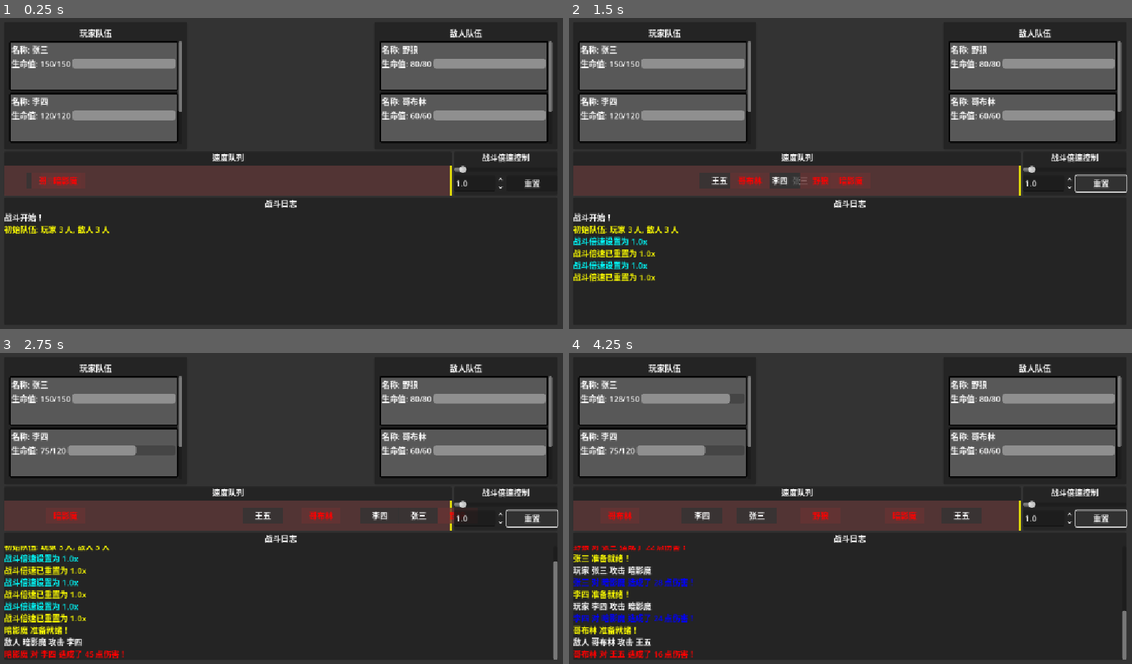
Above: before the commit, frames 1-4 (two rows, left to right).
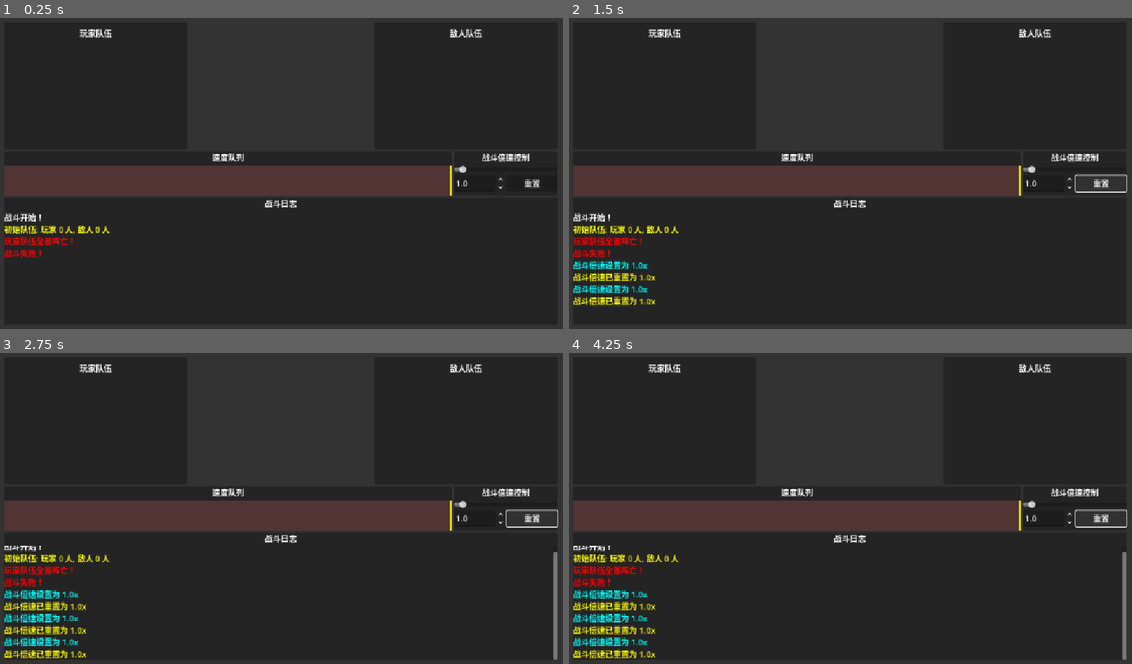
Above: after the commit, the same moments.

Repository: sevenyjl/Cultivation-Game
Game: Godot game, scene res://tscns/main.tscn
Same seed, same stepped clock (60 frames per second), same inputs: the game is played once before the commit and once after it.
Inputs:
- Up to frame 1 (0.25 s): no input
- Up to frame 2 (1.5 s): click "重置" at 0.5 s; click "重置" at 1.25 s
- Up to frame 3 (2.75 s): click "重置" at 2 s
- Up to frame 4 (4.25 s): no input

The runs differ from the first frame. In frame 1, 20% of the frame differs, in the area x 0-99%, y 7-77%; in frame 2, 21%; in frame 3, 23%; in frame 4, 24%, in the area x 0-99%, y 7-99%.
Error after the commit: Invalid assignment of property or key 'max_mp' with value of type 'int' on a base object of type 'Node (BaseCultivation)'. (res://tscns/main.gd:25)

Commit message:
refactor(entity): 重构修仙者基础属性系统
- 移除法力值系统相关属性和方法
- 简化基础属性字段，仅保留体质和速度
- 删除技能、功法、装备和状态效果系统
- 移除生命值和法力值的信号机制
- 简化境界升级和突破的属性增长逻辑
- 删除经验值系统和相关方法
- 移除角色可见性控制逻辑
- 清理不必要的getter和setter方法
- 优化境界名称获取逻辑
- 移除技能和功法学习使用相关功能

Diff:
--- a/cultivation-godot/entity/Base修仙者.gd
+++ b/cultivation-godot/entity/Base修仙者.gd
@@ -14,16 +14,9 @@
 # 生命值系统
 @export var max_hp: int = 100
 @export var current_hp: int = 100
-
-# 法力值系统
-@export var max_mp: int = 50
-@export var current_mp: int = 50
-
-# 基础属性
-@export var strength: int = 10  # 力量
-@export var agility: int = 10   # 敏捷
-@export var intelligence: int = 10  # 智力
-@export var constitution: int = 10  # 体质
+# 体质（影响生命值的成长）
+@export var constitution: int = 10
+
 @export var speed: int = 10     # 速度（影响攻击顺序）
 
 # 修炼境界
@@ -42,35 +35,6 @@
 
 @export var realm: CultivationRealm = CultivationRealm.FANREN
 
-# 技能和功法
-var skills: Array[Dictionary] = []  # 技能列表
-var techniques: Array[Dictionary] = []  # 功法列表
-
-# 装备
-var equipment: Dictionary = {
-	"weapon": null,    # 武器
-	"armor": null,     # 护甲
-	"accessory": null  # 饰品
-}
-
-# 状态效果
-var status_effects: Array[Dictionary] = []
-
-# 可见性（用于战斗UI显示控制）
-var visible: bool = true
-
-# 信号
-signal hp_changed(current_hp: int, max_hp: int)
-signal mp_changed(current_mp: int, max_mp: int)
-signal level_changed(new_level: int)
-signal realm_changed(new_realm: CultivationRealm)
-signal died(character: Node)
-
-func _ready():
-	# 初始化时确保当前值不超过最大值
-	current_hp = min(current_hp, max_hp)
-	current_mp = min(current_mp, max_mp)
-
 # 获取境界名称
 func get_realm_name() -> String:
 	match realm:
@@ -104,53 +68,8 @@
 	else:
 		return get_realm_name() + "第" + str(realm_level) + "层"
 
-# 设置生命值
-func set_hp(value: int, max_value: int = -1):
-	if max_value != -1:
-		max_hp = max_value
-	current_hp = clamp(value, 0, max_hp)
-	hp_changed.emit(current_hp, max_hp)
-
-	if current_hp <= 0:
-		die()
-
-# 设置法力值
-func set_mp(value: int, max_value: int = -1):
-	if max_value != -1:
-		max_mp = max_value
-	current_mp = clamp(value, 0, max_mp)
-	mp_changed.emit(current_mp, max_mp)
-
-# 恢复生命值
-func heal_hp(amount: int):
-	set_hp(current_hp + amount)
-
-# 恢复法力值
-func restore_mp(amount: int):
-	set_mp(current_mp + amount)
-
-# 受到伤害
-func take_damage(amount: int):
-	var actual_damage = calculate_damage_taken(amount)
-	set_hp(current_hp - actual_damage)
-	return actual_damage
-
-# 计算受到的伤害（考虑防御力等）
-func calculate_damage_taken(base_damage: int) -> int:
-	# 基础防御计算，体质越高防御越高
-	var defense = constitution * 2
-	var actual_damage = max(1, base_damage - defense)
-	return actual_damage
-
-# 造成伤害
-func deal_damage(target: Node) -> int:
-	var base_damage = strength * 3
-	var actual_damage = target.take_damage(base_damage)
-	return actual_damage
-
 # 死亡
 func die():
-	died.emit(self)
 	print(name_str + " 已死亡！")
 
 # 检查是否存活
@@ -171,27 +90,13 @@
 
 	# 境界内升级时小幅提升属性
 	max_hp += constitution * 3
-	max_mp += intelligence * 2
-	strength += 1
-	agility += 1
-	intelligence += 1
-	constitution += 1
 	speed += 1
 
 	# 恢复生命值和法力值
 	current_hp = max_hp
-	current_mp = max_mp
-
-	level_changed.emit(level)
+
 	print(name_str + " 修炼到 " + get_full_realm_name() + "！")
 
-# 添加经验值
-func add_experience(amount: int):
-	experience += amount
-	var required_exp = level * 100  # 每级需要100点经验
-
-	if experience >= required_exp:
-		level_up()
 
 # 检查是否需要突破境界
 func check_realm_breakthrough() -> bool:
@@ -227,38 +132,22 @@
 		_:
 			return 999
 
-# 获取当前境界的等级范围
-func get_realm_level_range() -> String:
-	var current_realm_level = get_required_level_for_realm(realm)
-	var next_realm_level = get_required_level_for_realm(realm + 1)
-
-	if realm == CultivationRealm.DUDIE:
-		return "150级以上"
-	else:
-		return str(current_realm_level) + "-" + str(next_realm_level - 1) + "级"
-
 # 突破境界
 func breakthrough_realm():
 	if realm < CultivationRealm.DUDIE:
 		var old_realm = realm
 		realm = (realm + 1) as CultivationRealm
 		realm_level = 1  # 突破后重置为第一层
-		realm_changed.emit(realm)
 		print(name_str + " 从 " + get_realm_name_by_realm(old_realm) + " 突破到 " + get_full_realm_name() + "！")
 
 		# 境界突破时大幅提升属性（比升级提升更多）
 		var breakthrough_multiplier = get_breakthrough_multiplier()
 		max_hp += constitution * 15 * breakthrough_multiplier
-		max_mp += intelligence * 12 * breakthrough_multiplier
-		strength += 8 * breakthrough_multiplier
-		agility += 8 * breakthrough_multiplier
-		intelligence += 8 * breakthrough_multiplier
 		constitution += 8 * breakthrough_multiplier
 		speed += 5 * breakthrough_multiplier
 
-		# 恢复生命值和法力值
+		# 恢复生命值
 		current_hp = max_hp
-		current_mp = max_mp
 
 		print("境界突破！属性大幅提升！")
 
@@ -311,80 +200,3 @@
 			return "渡劫期"
 		_:
 			return "未知境界"
-
-# 学习技能
-func learn_skill(skill_name: String, skill_description: String, mp_cost: int = 0):
-	var skill = {
-		"name": skill_name,
-		"description": skill_description,
-		"mp_cost": mp_cost
-	}
-	skills.append(skill)
-	print(name_str + " 学会了技能：" + skill_name)
-
-# 学习功法
-func learn_technique(technique_name: String, technique_description: String):
-	var technique = {
-		"name": technique_name,
-		"description": technique_description
-	}
-	techniques.append(technique)
-	print(name_str + " 学会了功法：" + technique_name)
-
-# 使用技能
-func use_skill(skill_name: String, _target: Node = null) -> bool:
-	for skill in skills:
-		if skill["name"] == skill_name:
-			if current_mp >= skill["mp_cost"]:
-				current_mp -= skill["mp_cost"]
-				mp_changed.emit(current_mp, max_mp)
-				print(name_str + " 使用了技能：" + skill_name)
-				return true
-			else:
-				print(name_str + " 法力值不足，无法使用技能：" + skill_name)
-				return false
-	print(name_str + " 没有学会技能：" + skill_name)
-	return false
-
-# 获取属性信息
-func get_stats_info() -> String:
-	var info = "=== " + name_str + " 属性信息 ===\n"
-	info += "等级: " + str(level) + "级\n"
-	info += "境界: " + get_full_realm_name() + "\n"
-	info += "生命值: " + str(current_hp) + "/" + str(max_hp) + "\n"
-	info += "法力值: " + str(current_mp) + "/" + str(max_mp) + "\n"
-	info += "力量: " + str(strength) + "\n"
-	info += "敏捷: " + str(agility) + "\n"
-	info += "智力: " + str(intelligence) + "\n"
-	info += "体质: " + str(constitution) + "\n"
-	info += "速度: " + str(speed) + "\n"
-	info += "经验值: " + str(experience) + "/" + str(level * 100) + "\n"
-
-	# 显示下一个境界的等级要求
-	var next_realm_level = get_required_level_for_realm(realm + 1)
-	if realm < CultivationRealm.DUDIE:
-		info += "下一境界需要: " + str(next_realm_level) + "级\n"
-
-	return info
-
-# 获取技能列表
-func get_skills_info() -> String:
-	if skills.is_empty():
-		return name_str + " 还没有学会任何技能"
-
-	var info = "=== " + name_str + " 技能列表 ===\n"
-	for skill in skills:
-		info += "• " + skill["name"] + " (消耗法力: " + str(skill["mp_cost"]) + ")\n"
-		info += "  " + skill["description"] + "\n"
-	return info
-
-# 获取功法列表
-func get_techniques_info() -> String:
-	if techniques.is_empty():
-		return name_str + " 还没有学会任何功法"
-
-	var info = "=== " + name_str + " 功法列表 ===\n"
-	for technique in techniques:
-		info += "• " + technique["name"] + "\n"
-		info += "  " + technique["description"] + "\n"
-	return info
--- a/cultivation-godot/project.godot
+++ b/cultivation-godot/project.godot
@@ -15,6 +15,10 @@
 config/features=PackedStringArray("4.5", "GL Compatibility")
 config/icon="res://icon.svg"
 
+[autoload]
+
+GameData="*res://singletons/GameData.gd"
+
 [display]
 
 window/stretch/mode="canvas_items"
--- /dev/null
+++ b/cultivation-godot/singletons/GameData.gd
@@ -0,0 +1,15 @@
+extends Node
+
+# 全局游戏数据管理器（单例）
+# 负责存储玩家数据，并提供存档和读档功能
+
+var player: BaseCultivation
+
+# 存档文件路径
+var save_directory: String = "user://saves/"
+
+func 游戏初始化():
+    # 先随机生成玩家
+    player = BaseCultivation.new()
+
+    pass
--- a/cultivation-godot/tscns/战斗UI.gd
+++ b/cultivation-godot/tscns/战斗UI.gd
@@ -87,16 +87,7 @@
 
 	# 创建敌人队伍组件
 	for i in range(enemy_team_data.size()):
-		var character_visible = true
-		if enemy_team_data[i].has_method("get"):
-			# 修仙者对象
-			character_visible = enemy_team_data[i].visible
-		else:
-			# 普通字典
-			character_visible = enemy_team_data[i].get("visible", true)
-
-		if character_visible:
-			create_character_component(enemy_team_data[i], enemy_team_list, enemy_components)
+		create_character_component(enemy_team_data[i], enemy_team_list, enemy_components)
 
 	initialize_battle_log()
 
@@ -778,13 +769,6 @@
 		if character_index < enemy_components.size() and is_instance_valid(enemy_components[character_index]):
 			enemy_components[character_index].update_hp(current_hp, max_hp)
 
-# 显示/隐藏敌人
-func set_enemy_visibility(enemy_index: int, enemy_visible: bool):
-	if enemy_index >= 0 and enemy_index < enemy_team_data.size():
-		var enemy = enemy_team_data[enemy_index] as Base修仙者
-		enemy.visible = enemy_visible
-		# 重新初始化敌人队伍显示
-		refresh_enemy_team()
 
 # 刷新敌人队伍显示
 func refresh_enemy_team():
@@ -794,18 +778,8 @@
 			component.queue_free()
 	enemy_components.clear()
 
-	# 重新创建可见的敌人组件
 	for i in range(enemy_team_data.size()):
-		var character_visible = true
-		if enemy_team_data[i].has_method("get"):
-			# 修仙者对象
-			character_visible = enemy_team_data[i].visible
-		else:
-			# 普通字典
-			character_visible = enemy_team_data[i].get("visible", true)
-
-		if character_visible:
-			create_character_component(enemy_team_data[i], enemy_team_list, enemy_components)
+		create_character_component(enemy_team_data[i], enemy_team_list, enemy_components)
 
 # 添加玩家队伍成员
 func add_player_character(character_name: String, hp: int, max_hp: int):
@@ -823,11 +797,9 @@
 		"name": character_name,
 		"hp": hp,
 		"max_hp": max_hp,
-		"visible": enemy_visible
 	}
 	enemy_team_data.append(new_character)
-	if enemy_visible:
-		create_character_component(new_character, enemy_team_list, enemy_components)
+	create_character_component(new_character, enemy_team_list, enemy_components)
 
 # 移除玩家队伍成员
 func remove_player_character(character_index: int):
